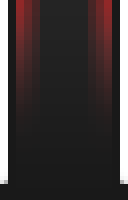
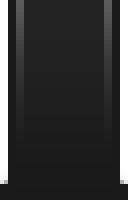
Layers edited between the first and the second 128 × 200 image:
hid group "red" (8 layers) over <box>16,0,112,128</box>
hid "left" (2nd of 21, in "red" › "left") over <box>32,0,40,116</box>
hid "left" (3rd of 21, in "red" › "left") over <box>24,0,32,128</box>
hid "outiline (inner) copie 2" (1st of 5, in "red" › "right") over <box>88,0,96,116</box>
hid "outiline (inner) copie" (1st of 5, in "red" › "right") over <box>96,0,104,128</box>
showed group "default" (8 layers) over <box>16,0,112,128</box>
added group "left" (21st of 21, in "default") with 3 layers in group "default" over <box>16,0,40,128</box>
moved "outline (inner)" into group "left" over <box>16,0,24,128</box>
added group "right" (6th of 6, in "default") with 3 layers in group "default" over <box>88,0,112,128</box>
moved "outiline (inner)" (6th of 6, in "default" › "right") into group "right" over <box>104,0,112,128</box>
